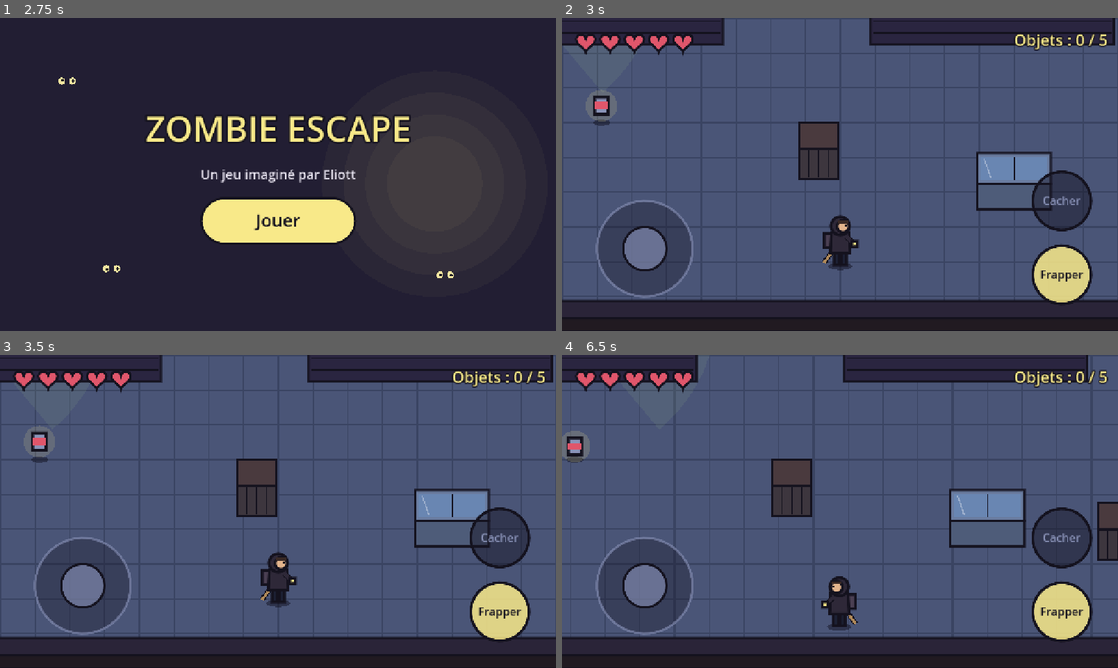
Above: before the commit, frames 1-4 (two rows, left to right).
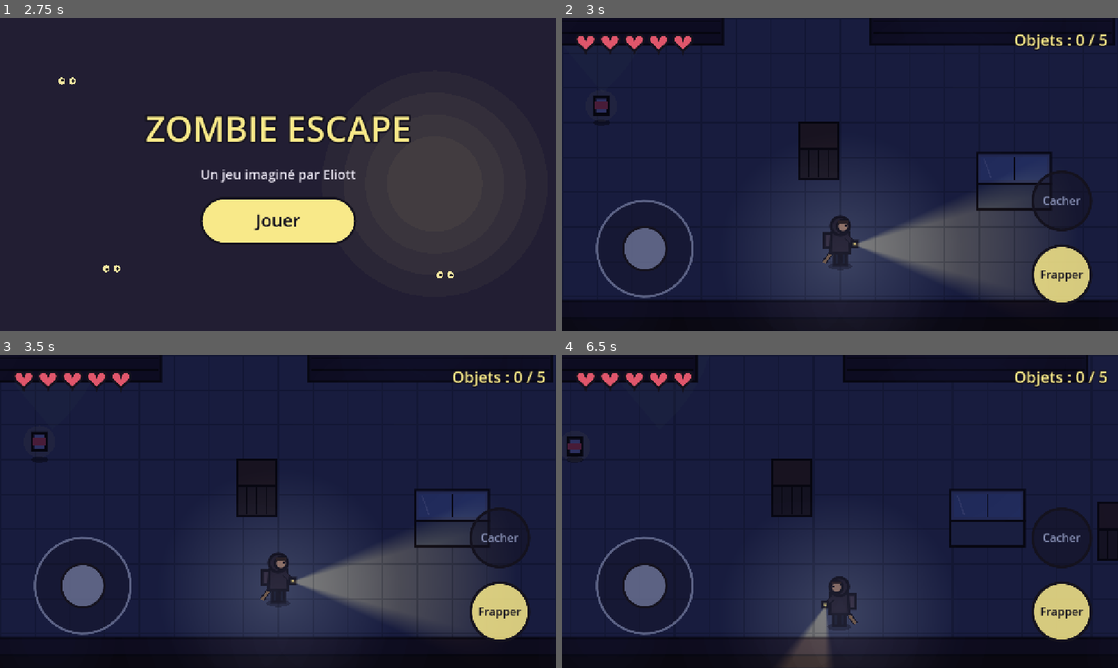
Above: after the commit, the same moments.

Repository: Krocky/zombie-escape
Game: Godot game, scene res://scenes/titre.tscn
The game is run twice, just before and just after one commit, with the same random seed, the same clock (stepped at 60 frames per second) and the same inputs.
Inputs (mouse positions are in pixels of both pictures, inside the frame that each line leads up to):
- Up to frame 1 (2.75 s): move the mouse to (400, 158) at 0.52 s; click (400, 158) at 0.67 s; tap Enter at 1.25 s; drag from (166, 190) to (250, 237) at 1.27 s; tap Space at 2 s; move the mouse to (333, 105) at 2.02 s; click (333, 105) at 2.17 s
- Up to frame 2 (3 s): tap Enter at 2.75 s; drag from (812, 237) to (673, 127) at 2.77 s
- Up to frame 3 (3.5 s): no input
- Up to frame 4 (6.5 s): tap Space at 3.5 s; move the mouse to (1006, 558) at 3.52 s; click (1006, 558) at 3.67 s; drag from (673, 464) to (756, 433) at 4.27 s; move the mouse to (867, 511) at 5.02 s; click (867, 511) at 5.17 s; drag from (756, 433) to (728, 527) at 5.77 s

Frame 1 is identical in both runs. In frame 2, 85% of the frame differs, in the area x 0-100%, y 0-96%; in frame 3, 85%; in frame 4, 86%, in the area x 0-100%, y 0-100%.

Commit message:
Lot 1 étape (f) : nuit, lampe torche, brouillard et sons
Co-Authored-By: Claude Opus 5.5 <noreply@anthropic.com>
Claude-Session: https://claude.ai/code/session_01HtEy4yENqrimfXArnMF98u

Diff:
--- a/data/palette.gd
+++ b/data/palette.gd
@@ -20,10 +20,12 @@
 const CONGELATEUR_FACE := Color("4e5c79")
 const BROUILLARD := Color("4c5576")
 const OMBRE := Color(0.05, 0.04, 0.09, 0.45)
+const NUIT := Color(0.32, 0.33, 0.52)     # assombrit tout le niveau (CanvasModulate)
 
 # Lampe torche
 const LAMPE := Color("f8e989")
 const LAMPE_DOUCE := Color("d7c884")
+const LAMPE_FAISCEAU := Color("ffcc4a")   # couleur de la lumière de la lampe (plus saturée : la lumière s'additionne)
 
 # Héros
 const HEROS_VESTE := Color("2e2838")
--- a/data/reglages.gd
+++ b/data/reglages.gd
@@ -8,6 +8,13 @@
 const HEROS_PV := 5                   # nombre de cœurs du héros
 const HEROS_INVULNERABLE := 1.0       # secondes où il ne prend plus de coup après avoir été touché
 const HEROS_RECUL := 400.0            # force du recul quand un zombie le touche
+
+# --- Lampe torche ---
+const LAMPE_PORTEE := 520.0           # longueur du faisceau
+const LAMPE_ANGLE := 50.0             # largeur du faisceau, en degrés
+
+# --- Ambiance ---
+const BROUILLARD_OPACITE := 0.05      # 0 = pas de brouillard, 0.1 = brouillard épais
 
 # --- Bruit (les zombies entendent jusqu'à cette distance) ---
 const BRUIT_PAS := 130.0              # bruit des pas quand le héros marche
@@ -50,3 +57,7 @@
 const ZOMBIE_DELAI_DEGATS := 1.0          # secondes entre deux coups du même zombie
 const ZOMBIE_RECUL := 350.0               # force du recul quand tu le frappes
 const ZOMBIE_ETOURDI := 0.4               # secondes où il est sonné après un coup
+const ZOMBIE_DELAI_CRI := 6.0             # secondes minimum entre deux cris du même zombie
+
+# --- Sons ---
+const SONS_VOLUME := 0.0                  # volume en décibels : -6 = moins fort, +6 = plus fort
--- /dev/null
+++ b/scenes/brouillard.tscn
@@ -0,0 +1,7 @@
+[gd_scene load_steps=2 format=3]
+
+[ext_resource type="Script" path="res://scripts/brouillard.gd" id="1_brouillard"]
+
+[node name="Brouillard" type="Node2D"]
+z_index = 2
+script = ExtResource("1_brouillard")
--- a/scenes/heros.tscn
+++ b/scenes/heros.tscn
@@ -1,6 +1,18 @@
-[gd_scene load_steps=3 format=3]
+[gd_scene load_steps=6 format=3]
 
 [ext_resource type="Script" path="res://scripts/heros.gd" id="1_heros"]
+
+[sub_resource type="Gradient" id="Gradient_halo"]
+offsets = PackedFloat32Array(0, 1)
+colors = PackedColorArray(1, 1, 1, 1, 1, 1, 1, 0)
+
+[sub_resource type="GradientTexture2D" id="GradientTexture2D_halo"]
+gradient = SubResource("Gradient_halo")
+width = 256
+height = 256
+fill = 1
+fill_from = Vector2(0.5, 0.5)
+fill_to = Vector2(1, 0.5)
 
 [sub_resource type="CircleShape2D" id="CircleShape2D_pieds"]
 radius = 14.0
@@ -19,3 +31,13 @@
 position = Vector2(0, -40)
 position_smoothing_enabled = true
 position_smoothing_speed = 6.0
+
+[node name="Halo" type="PointLight2D" parent="."]
+position = Vector2(0, -30)
+energy = 0.6
+texture = SubResource("GradientTexture2D_halo")
+texture_scale = 2.2
+
+[node name="Lampe" type="PointLight2D" parent="."]
+position = Vector2(30, -50)
+energy = 0.9
--- a/scenes/niveau.tscn
+++ b/scenes/niveau.tscn
@@ -8,6 +8,7 @@
 [ext_resource type="PackedScene" path="res://scenes/cachette.tscn" id="6_cachette"]
 [ext_resource type="PackedScene" path="res://scenes/objet.tscn" id="7_objet"]
 [ext_resource type="PackedScene" path="res://scenes/sortie.tscn" id="8_sortie"]
+[ext_resource type="PackedScene" path="res://scenes/brouillard.tscn" id="9_brouillard"]
 
 [node name="Niveau" type="Node2D"]
 script = ExtResource("1_niveau")
@@ -147,4 +148,8 @@
 type = 1
 patrouille = Vector2(550, 0)
 
+[node name="Brouillard" parent="." instance=ExtResource("9_brouillard")]
+
+[node name="Nuit" type="CanvasModulate" parent="."]
+
 [node name="HUD" parent="." instance=ExtResource("4_hud")]
--- a/scenes/zombie.tscn
+++ b/scenes/zombie.tscn
@@ -17,3 +17,9 @@
 
 [node name="Cone" type="Node2D" parent="."]
 z_index = -1
+
+[node name="Cri" type="AudioStreamPlayer2D" parent="."]
+max_distance = 1400.0
+
+[node name="Coup" type="AudioStreamPlayer2D" parent="."]
+max_distance = 1400.0
--- /dev/null
+++ b/scripts/brouillard.gd
@@ -0,0 +1,33 @@
+extends Node2D
+## Léger brouillard : des nappes grises qui dérivent lentement au-dessus du niveau.
+
+const NOMBRE := 22
+
+@export var taille := Vector2(2400, 1600)
+
+var _nappes := []   # chaque nappe : [position, rayon, vitesse]
+
+
+func _ready() -> void:
+	for i in NOMBRE:
+		_nappes.append([
+			Vector2(randf() * taille.x, randf() * taille.y),
+			randf_range(140.0, 280.0),
+			Vector2(randf_range(8.0, 22.0), randf_range(-4.0, 4.0)),
+		])
+
+
+func _process(delta: float) -> void:
+	for nappe in _nappes:
+		nappe[0] += nappe[2] * delta
+		# Sortie à droite : la nappe revient par la gauche
+		if nappe[0].x - nappe[1] > taille.x:
+			nappe[0].x = -nappe[1]
+	queue_redraw()
+
+
+func _draw() -> void:
+	for nappe in _nappes:
+		# Plusieurs cercles transparents empilés = bord doux
+		for i in 4:
+			draw_circle(nappe[0], nappe[1] * (1.0 - i * 0.2), Palette.BROUILLARD * Color(1, 1, 1, Reglages.BROUILLARD_OPACITE))
--- a/scripts/heros.gd
+++ b/scripts/heros.gd
@@ -21,10 +21,36 @@
 var _coup := 0.0   # temps restant de l'animation de coup de batte
 var _cache := false
 var _temps_pas := 0.0
+var _regard := Vector2.RIGHT   # direction de la lampe torche (8 directions)
 
 
 func _ready() -> void:
 	pv_change.emit.call_deferred(_pv, Reglages.HEROS_PV)
+	$Lampe.texture = _texture_faisceau()
+	$Lampe.color = Palette.LAMPE_FAISCEAU
+	$Halo.color = Palette.LAMPE_DOUCE
+	$Lampe.texture_scale = Reglages.LAMPE_PORTEE / 256.0
+	# La pointe du cône (bord gauche de l'image) doit être sur la main
+	$Lampe.offset = Vector2(128.0 * $Lampe.texture_scale, 0)
+
+
+## Faisceau de lampe torche en cône, dessiné pixel par pixel (pas d'image externe).
+## La pointe du cône est au bord gauche de l'image, le faisceau part vers la droite.
+func _texture_faisceau() -> ImageTexture:
+	var taille := 256
+	var image := Image.create(taille, taille, false, Image.FORMAT_LA8)
+	var demi_angle := deg_to_rad(Reglages.LAMPE_ANGLE / 2.0)
+	for y in taille:
+		for x in taille:
+			var p := Vector2(x, y - taille / 2.0)
+			var d := p.length() / taille
+			var angle := absf(p.angle())
+			var force := 0.0
+			if d <= 1.0 and angle <= demi_angle:
+				# Plus doux sur les bords du cône et au bout du faisceau
+				force = (1.0 - pow(d, 2.0)) * clampf((demi_angle - angle) / (demi_angle * 0.4), 0.0, 1.0)
+			image.set_pixel(x, y, Color(1, 1, 1, force))
+	return ImageTexture.create_from_image(image)
 
 
 ## Appelé par le niveau quand le joystick bouge.
@@ -45,13 +71,14 @@
 ## Appelé par le niveau : le héros entre dans une cachette (invisible, immobile, silencieux).
 func se_cacher() -> void:
 	_cache = true
-	visible = false
+	$Lampe.enabled = false   # lampe éteinte dans la cachette
 	collision_layer = 0
+	queue_redraw()
 
 
 func sortir_cachette() -> void:
 	_cache = false
-	visible = true
+	$Lampe.enabled = true
 	collision_layer = 2
 
 
@@ -93,6 +120,11 @@
 	if absf(direction.x) > 0.1:
 		_regarde_gauche = direction.x < 0.0
 	if direction != Vector2.ZERO:
+		_regard = direction
+	# La lampe suit la direction du héros, depuis sa main
+	$Lampe.rotation = lerp_angle($Lampe.rotation, _regard.angle(), minf(12.0 * delta, 1.0))
+	$Lampe.position = Vector2(-30 if _regarde_gauche else 30, -50)
+	if direction != Vector2.ZERO:
 		_temps += delta
 	else:
 		_temps = 0.0
@@ -100,6 +132,8 @@
 
 
 func _draw() -> void:
+	if _cache:
+		return   # dans la cachette : la cachette dessine ses yeux
 	var s := -1.0 if _regarde_gauche else 1.0  # sens du regard
 	var pas := sin(_temps * 14.0) * 4.0         # balancement des jambes
 	var rebond := absf(sin(_temps * 14.0)) * 2.0
--- a/scripts/niveau.gd
+++ b/scripts/niveau.gd
@@ -16,6 +16,7 @@
 
 
 func _ready() -> void:
+	$Nuit.color = Palette.NUIT
 	$HUD.deplacement.connect(_heros.definir_direction)
 	$HUD.attaque.connect(_heros.attaquer)
 	_heros.attaque.connect(_sur_attaque)
--- a/scripts/zombie.gd
+++ b/scripts/zombie.gd
@@ -11,6 +11,9 @@
 enum Etat { PATROUILLE, POURSUITE, CHERCHE, RETOUR }
 
 const MASQUE_DECOR := 1   # couche physique des murs et cachettes (bloquent la vue)
+const SON_CRI_GROS := preload("res://sons/zombie_gros.mp3")
+const SON_CRI_MAIGRE := preload("res://sons/zombie_maigre.mp3")
+const SONS_COUP := [preload("res://sons/taper1.mp3"), preload("res://sons/taper2.mp3"), preload("res://sons/taper3.mp3")]
 
 @export var type := Type.LENT
 ## Point de patrouille, relatif à la position de départ : il fait l'aller-retour.
@@ -32,6 +35,7 @@
 var _delai_coup := 0.0
 var _flash := 0.0
 var _disparition := 0.0   # > 0 : le zombie est battu et disparaît
+var _delai_cri := 0.0     # évite qu'il crie en boucle
 
 
 ## detectable = faux quand le héros est caché ou K.O.
@@ -54,6 +58,9 @@
 	_pv = Reglages.ZOMBIE_LENT_PV if type == Type.LENT else Reglages.ZOMBIE_RAPIDE_PV
 	if patrouille != Vector2.ZERO:
 		_regard = patrouille.normalized()
+	$Cri.stream = SON_CRI_GROS if type == Type.LENT else SON_CRI_MAIGRE
+	$Cri.volume_db = Reglages.SONS_VOLUME
+	$Coup.volume_db = Reglages.SONS_VOLUME
 	# Le cône est dessiné sur un enfant placé sous les personnages et le décor
 	$Cone.draw.connect(_dessiner_cone)
 
@@ -63,6 +70,8 @@
 	if _disparition > 0.0:
 		return
 	_pv -= degats
+	$Coup.stream = SONS_COUP.pick_random()
+	$Coup.play()
 	_recul = depuis.direction_to(global_position) * Reglages.ZOMBIE_RECUL
 	_etourdi = Reglages.ZOMBIE_ETOURDI
 	_flash = 0.15
@@ -114,17 +123,23 @@
 		_disparition -= delta
 		queue_redraw()
 		$Cone.visible = false
-		if _disparition <= 0.0:
+		# On attend la fin du son de coup avant de l'enlever
+		if _disparition <= 0.0 and not $Coup.playing:
 			queue_free()
 		return
 	_etourdi = maxf(_etourdi - delta, 0.0)
 	_delai_coup = maxf(_delai_coup - delta, 0.0)
+	_delai_cri = maxf(_delai_cri - delta, 0.0)
 
 	var voit := _voit_heros()
 	if voit:
 		_point_recherche = _position_heros
 		if _etat != Etat.POURSUITE:
 			_changer_etat(Etat.POURSUITE)
+			# Il t'a vu : il pousse son cri
+			if _delai_cri == 0.0:
+				_delai_cri = Reglages.ZOMBIE_DELAI_CRI
+				$Cri.play()
 
 	var cible := global_position
 	match _etat:
@@ -183,7 +198,7 @@
 	modulate = Color(2.0, 2.0, 2.0) if _flash > 0.0 else Color.WHITE  # éclair quand il est frappé
 	if _disparition > 0.0:
 		# Il bascule en arrière et s'efface
-		var avance := 1.0 - _disparition / 0.6
+		var avance := minf(1.0 - _disparition / 0.6, 1.0)
 		modulate.a = 1.0 - avance
 		draw_set_transform(Vector2.ZERO, -s * avance * PI / 2.0, Vector2(1.25, 1.25) * (1.0 - avance * 0.3))
 	else:
Not shown: 1 places in scenes/niveau.tscn that only renumber resources
Not shown, added: scripts/brouillard.gd.uid
Not shown, added: sons/taper1.mp3.import
Not shown, added: sons/taper2.mp3.import
Not shown, added: sons/taper3.mp3.import
Not shown, added: sons/zombie_gros.mp3.import
Not shown, added: sons/zombie_maigre.mp3.import
Not shown, changed: CLAUDE.md
Not shown, removed: docs/sound/x
Not shown, added: sons/taper1.mp3
Not shown, added: sons/taper2.mp3
Not shown, added: sons/taper3.mp3
(and 2 more such lines)
